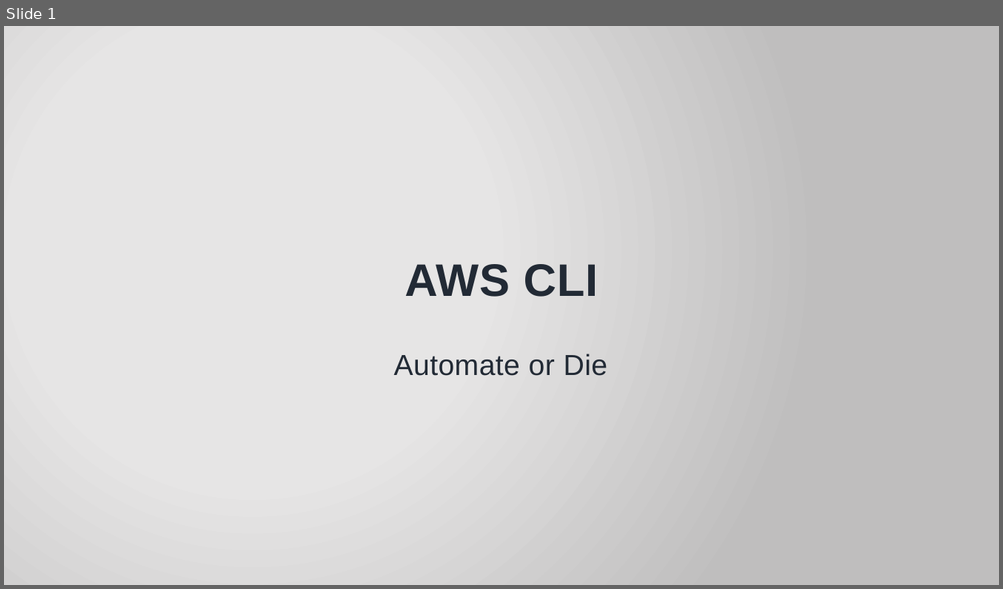
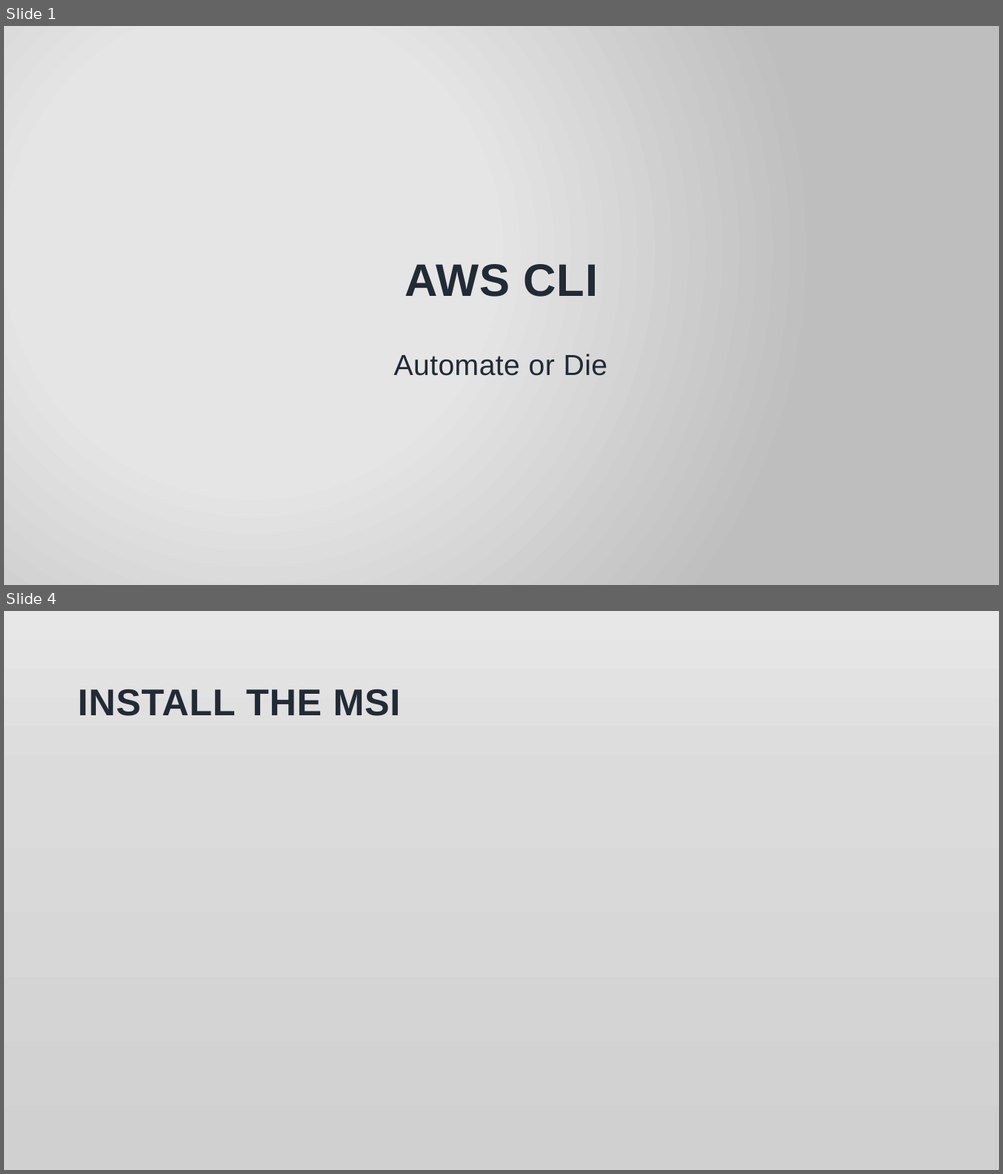
Before and after one commit to jonathan-r-jones/Composable-Batch-Files, a slide deck: jaws.pptx. Shown one above the other, each under a label of ours: slide 1 before the commit, slides 1 and 4 after it; the slides between them are not shown. The pictures are 1003x589 and 1003x1174 pixels, drawn with LibreOffice and Linux fonts; fonts in the diff are those of the drawing; background and template pictures are left out. Boxes give left, top, right and bottom in pixels: in the first picture for what was removed or moved away, otherwise in the second. Text is boxed around its words. In the diff, an @@ line names an element or a change of style, - is before the commit and + after.

```diff
--- a/jaws.pptx
+++ b/jaws.pptx
@@ slide 4 added at bbox=[4, 611, 999, 1170], background picture (left out) @@
@@ title added at bbox=[78, 689, 401, 716], 36 pt, text #222A35, bold @@
+INSTALL THE MSI
```
Also in this commit, not shown: 2 other slides added, 3 other files.
